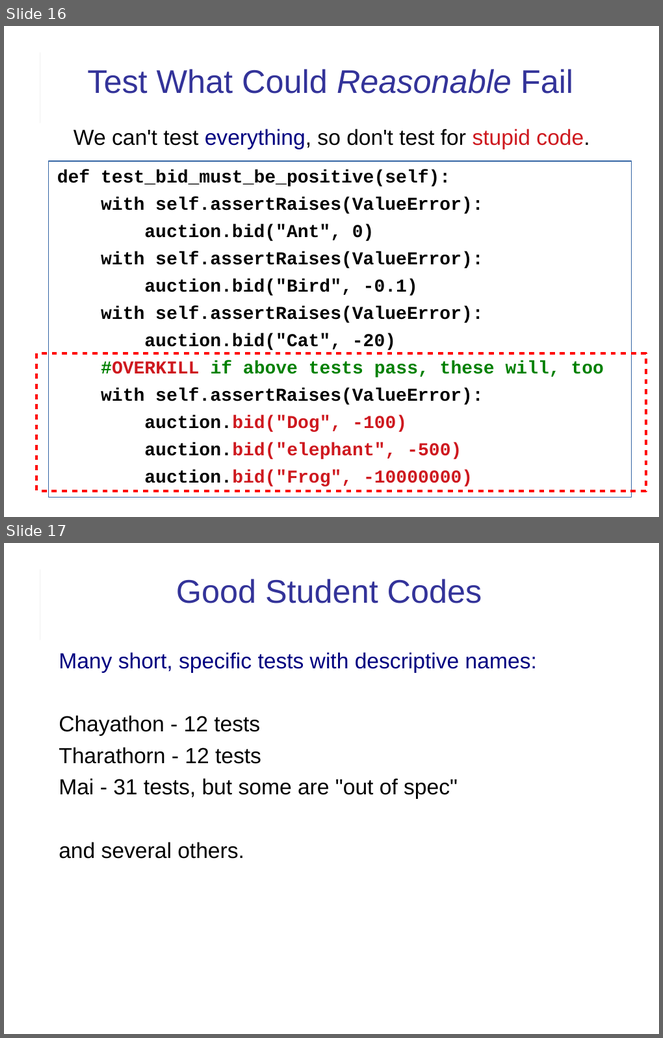
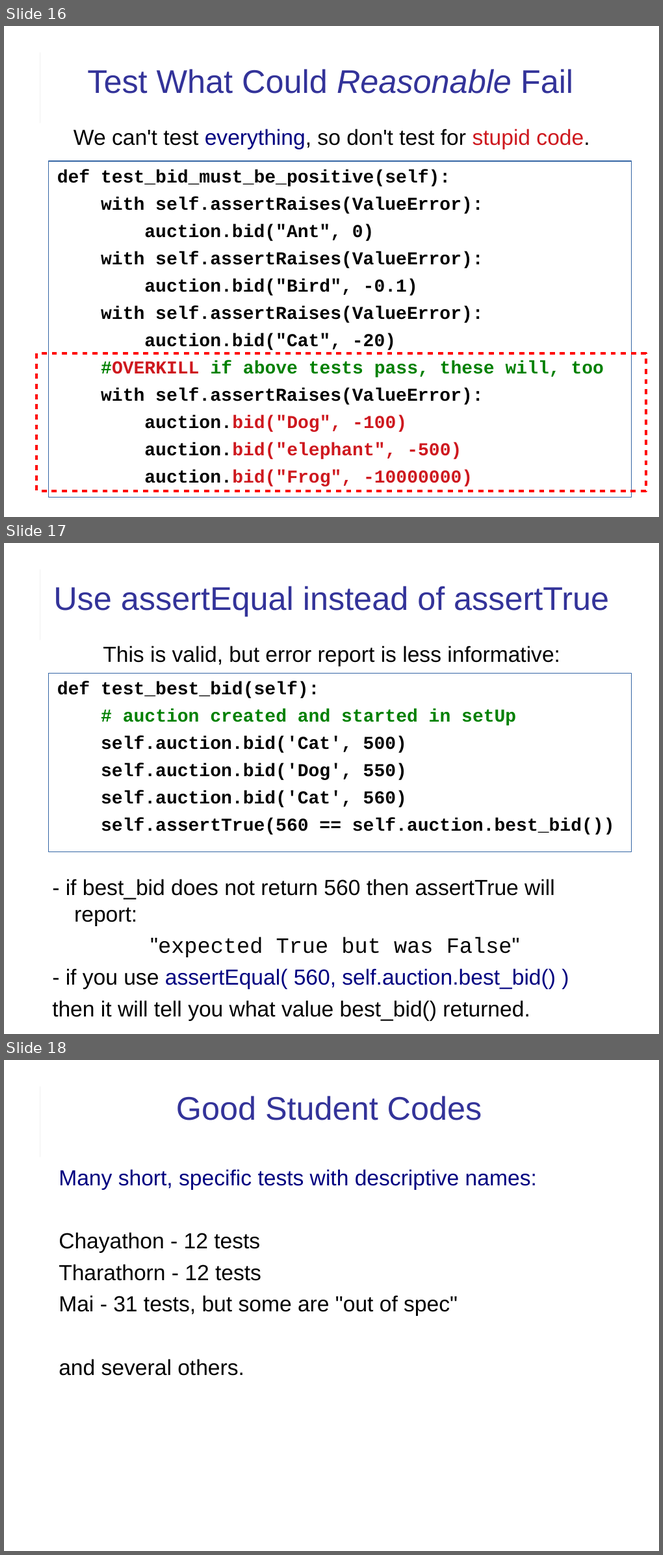
Before and after one commit to cpske/ISP, a slide deck: assignment/feedback/LabExam1-feedback.odp. Shown one above the other, each under a label of ours: slides 16 and 17 before the commit, slides 16, 17 and 18 after it. The pictures are 663x1038 and 663x1555 pixels, drawn with LibreOffice and Linux fonts; fonts in the diff are those of the drawing. Boxes give left, top, right and bottom in pixels: in the first picture for what was removed or moved away, otherwise in the second. Text is boxed around its words. In the diff, an @@ line names an element or a change of style, - is before the commit and + after.

```diff
--- a/assignment/feedback/LabExam1-feedback.odp
+++ b/assignment/feedback/LabExam1-feedback.odp
@@ slide 17 added at [4, 543, 659, 1034], background #FFFFFF; not listed: 2 template elements that a slide beside it also shows @@
@@ title added at [53, 586, 609, 616], 36 pt, text #333399 @@
+Use assertEqual instead of assertTrue
@@ text added at [103, 646, 560, 667], 24 pt, text #000000 @@
+This is valid, but error report is less informative:
@@ rectangle added at [49, 674, 632, 853], outline #3465A4 0.74 pt, 20 pt, text #000000, bold @@
+def test_best_bid(self):
+# auction created and started in setUp
+self.auction.bid('Cat', 500)
+self.auction.bid('Dog', 550)
+self.auction.bid('Cat', 560)
+self.assertTrue(560 == self.auction.best_bid())
@@ text added at [52, 879, 556, 1021], 24 pt, text #000000 @@
+- if best_bid does not return 560 then assertTrue will report:
+"expected True but was False"
+- if you use assertEqual( 560, self.auction.best_bid() )
+then it will tell you what value best_bid() returned.
@@ what was slide 17 is now slide 18 @@
```
Also in this commit, not shown: 4 slides changed, 1 other slide added, 3 other files.
